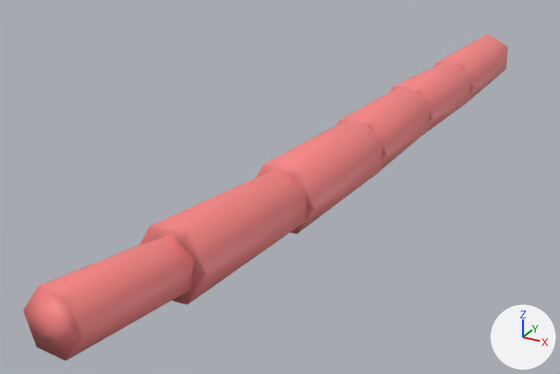
Two versions of the glTF model public/data/plots/sample/media/qsm/190.glb, one commit apart.
Both versions are drawn from a 50 mm camera at (1.4, -6.81, -5.86) aimed at (-0.35, -3.63, -7.45). Every picture has the same lights, and +X, +Y and +Z are marked at lower right. The older version comes first. Vertices at exactly the same position are counted once.
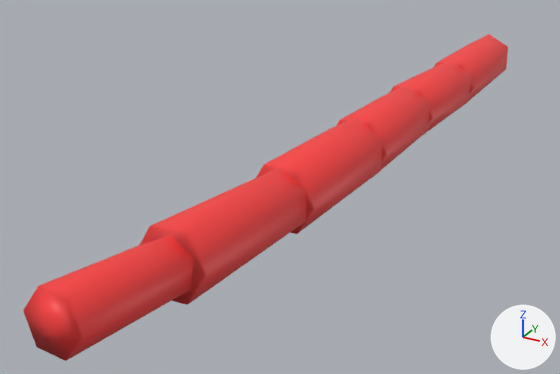
Changed parts and their boxes [x1, y1, x2, y2] in the pictures (560 x 374 px):
part 1 of me_mesh_0, recoloured (pink to red): [23, 34, 508, 361] in both

The change in detail:
me_mesh_0 has 79 vertices, 144 faces and spans x -0.22..0.18, y -5.53..-1.11, z -7.45..-6.97.
me_mesh_0 is used by ob_mesh_0; location (0.0, 0.0, 0.0).
me_mesh_0 part 1: 144 faces centred in x -0.18..0.17, y -5.53..-1.12, z -7.42..-7.0 are repainted in the vertex colours; the middle colour goes from pink #ff8888 to red #ff3f3f.
